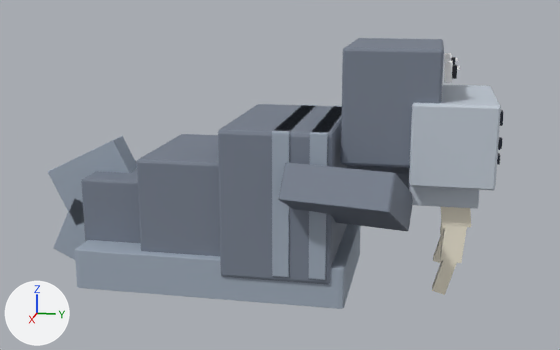
The glTF model public/models/pets/walrus.glb as it was, and as the next commit left it.
The view is the same before and after, from a 50 mm camera at (2.639, 0.411, 1.189) aimed at (-0.009, -0.119, 0.527). Arrows for +X, +Y and +Z are at lower left; the lights stay in place. The older version comes first. Where no turn or scale is listed for an object, it has been applied to the vertices. Vertices at exactly the same position are counted once.

The first picture shows 'body', 'fin.L', 'fin.R', 'fin.tail', 'head'.
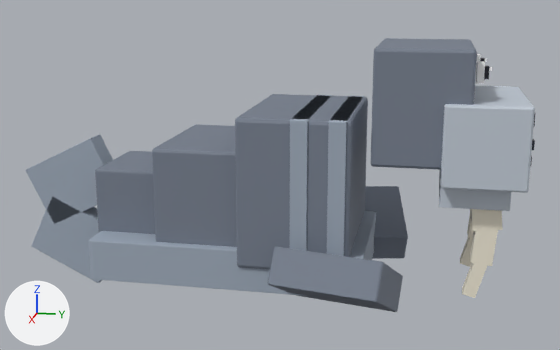
Where the newer file only moved an object's origin or applied its transform, the numbers keep the older frame.

Pixel boxes [x1, y1, x2, y2] of what changed, in the pictures (560 x 350 px):
'body', reshaped
    before: [75, 104, 361, 309]
    after: [89, 94, 376, 296]
'head', reshaped
    before: [341, 38, 504, 295]
    after: [371, 38, 536, 298]
'fin.L', reshaped
    before: [279, 162, 412, 231]
    after: [267, 247, 403, 312]
'fin.tail', reshaped
    before: [48, 136, 137, 260]
    after: [25, 134, 113, 283]
'fin.R', reshaped
    before: [347, 165, 410, 189]
    after: [365, 186, 408, 259]

What changed in the scene script:
```text
Change me_body:
    used by ob_body; location = (0.0, -0.11, 0.367)
    remove me_body.from_pydata(...)  # 336 vertices, 648 faces; spans x -0.29..0.29, y -0.694..0.26, z -0.213..0.373
    add me_body.from_pydata(...)  # 336 vertices, 648 faces; spans x -0.292..0.292, y -0.639..0.319, z -0.176..0.413
    me_body part 1: the whole mesh is multiplied about its middle by the matrix ((1.004, 0.0, 0.0), (0.0, 1.004, 0.0), (0.0, 0.0, 1.004)), then moved by (0.0, 0.057, 0.038)
Change me_fin_l:
    used by ob_fin_l; location = (0.252, 0.175, 0.542)
    remove me_fin_l.from_pydata(...)  # 24 vertices, 44 faces; spans x -0.165..0.205, y -0.221..0.184, z -0.126..0.111
    add me_fin_l.from_pydata(...)  # 24 vertices, 44 faces; spans x -0.119..0.253, y -0.247..0.16, z -0.388..-0.15
    me_fin_l part 2: 24 of 24 vertices moved; they spanned x -0.165..0.205, y -0.221..0.184, z -0.126..0.111 and now span x -0.119..0.253, y -0.247..0.16, z -0.388..-0.15; mean shift (0.047, -0.025, -0.261)
Change me_fin_r:
    used by ob_fin_r; location = (-0.252, 0.175, 0.542)
    remove me_fin_r.from_pydata(...)  # 24 vertices, 44 faces; spans x -0.205..0.165, y -0.221..0.184, z -0.126..0.111
    add me_fin_r.from_pydata(...)  # 24 vertices, 44 faces; spans x -0.253..0.119, y -0.247..0.16, z -0.388..-0.15
    me_fin_r part 3: 24 of 24 vertices moved; they spanned x -0.205..0.165, y -0.221..0.184, z -0.126..0.111 and now span x -0.253..0.119, y -0.247..0.16, z -0.388..-0.15; mean shift (-0.047, -0.025, -0.261)
Change me_fin_tail:
    used by ob_fin_tail; location = (0.0, -0.767, 0.466)
    remove me_fin_tail.from_pydata(...)  # 112 vertices, 216 faces; spans x -0.044..0.044, y -0.225..0.142, z -0.386..0.174
    add me_fin_tail.from_pydata(...)  # 112 vertices, 216 faces; spans x -0.044..0.044, y -0.315..0.054, z -0.385..0.177
    me_fin_tail part 4: the whole mesh is multiplied about its middle by the matrix ((1.004, 0.0, 0.0), (0.0, 1.004, 0.0), (0.0, 0.0, 1.004)), then moved by (0.0, -0.089, 0.002)
Change me_head:
    used by ob_head; location = (0.0, 0.241, 0.761)
    remove me_head.from_pydata(...)  # 503 vertices, 914 faces; spans x -0.252..0.252, y -0.117..0.388, z -0.573..0.239
    add me_head.from_pydata(...)  # 503 vertices, 914 faces; spans x -0.253..0.253, y -0.021..0.486, z -0.577..0.239
    me_head part 5: the whole mesh is multiplied about its middle by the matrix ((1.004, 0.0, 0.0), (0.0, 1.004, 0.0), (0.0, 0.0, 1.004)), then moved by (0.0, 0.097, -0.002)
```
